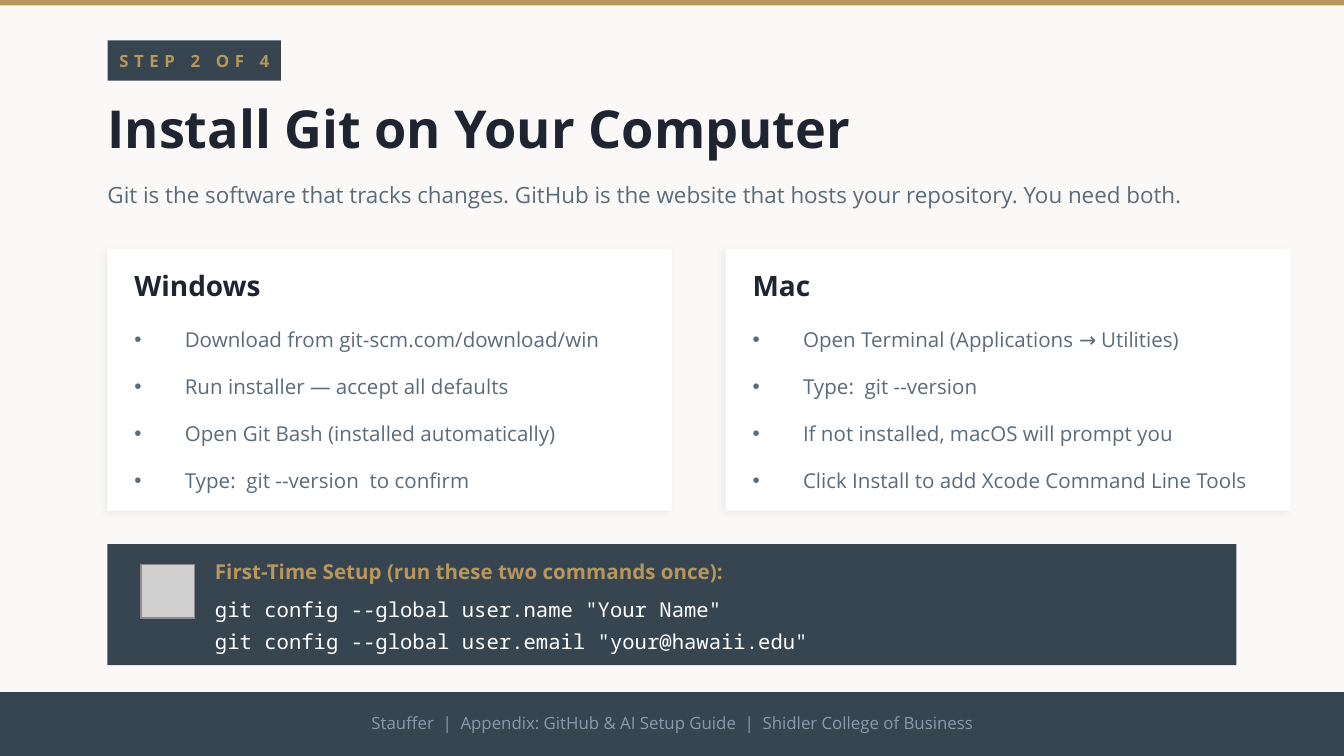
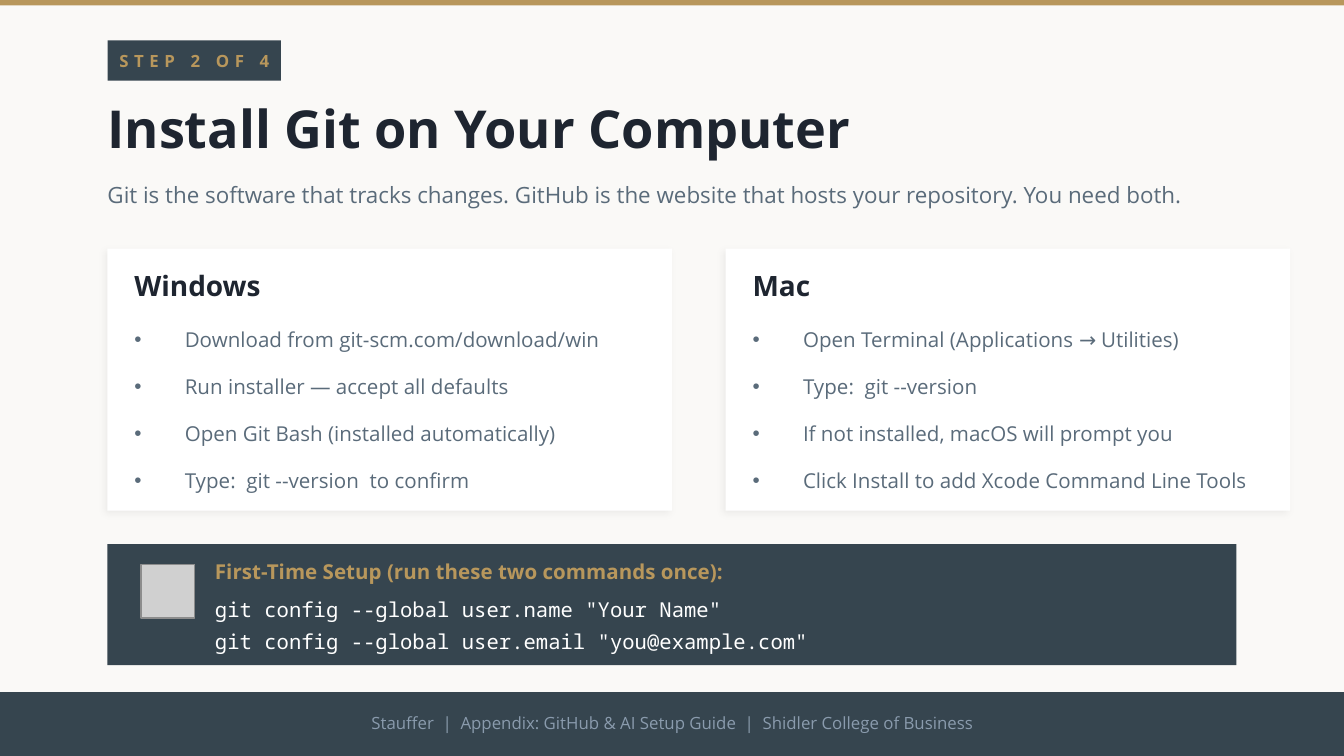
Before and after one commit to adamwstauffer/shidler, a slide deck: slide 4 of docs/presentations/GitHub_AI_Appendix.pptx. Drawn at 1344x756 pixels with LibreOffice and Linux fonts; fonts in the diff are those of the drawing; grey boxes stand for pictures. Boxes give left, top, right and bottom in pixels: in the first picture for what was removed or moved away, otherwise in the second. Text is boxed around its words. In the diff, an @@ line names an element or a change of style, - is before the commit and + after.

```diff
--- a/docs/presentations/GitHub_AI_Appendix.pptx
+++ b/docs/presentations/GitHub_AI_Appendix.pptx
@@ text at [215,633,808,654]: text changed @@
-git config --global user.email "your@hawaii.edu"
+git config --global user.email "you@example.com"
```
Also in this commit, not shown: 1 other slide changed, 8 other files.
